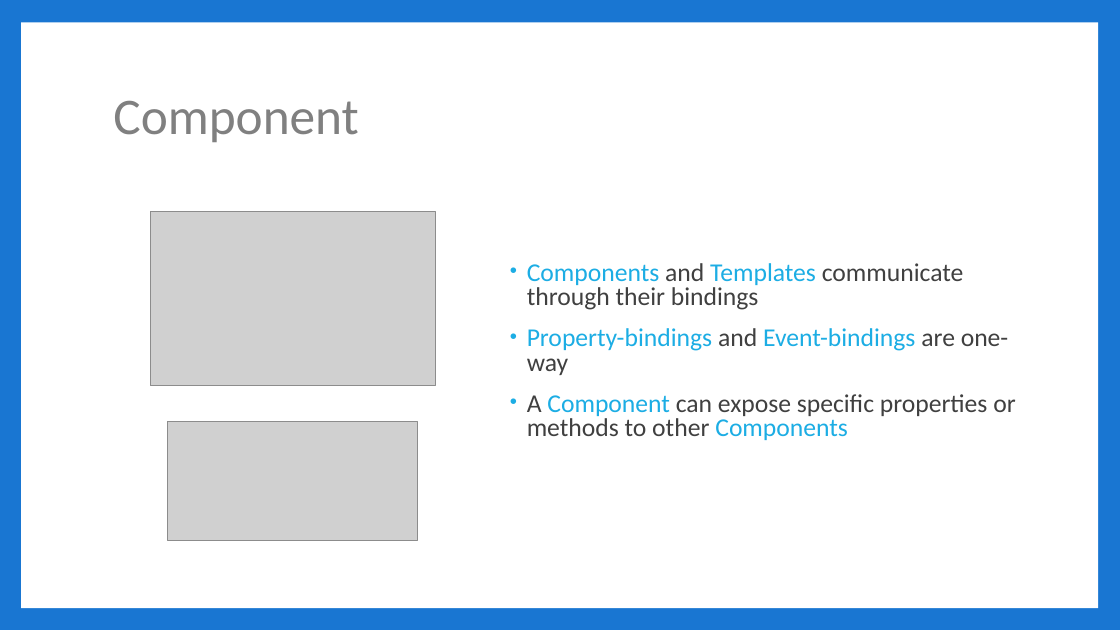
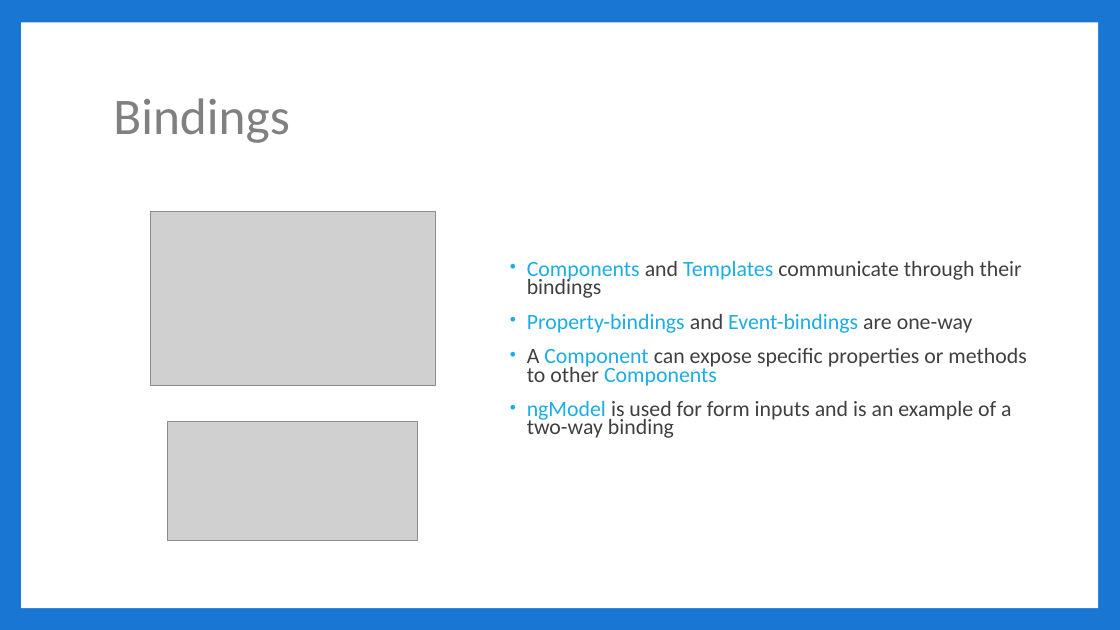
Before and after one commit to jbicks/angular2-demo, a slide deck: slide 5 of Angular2.pptx. Drawn at 1120x630 pixels with LibreOffice and Linux fonts; fonts in the diff are those of the drawing; grey boxes stand for pictures. Boxes give left, top, right and bottom in pixels: in the first picture for what was removed or moved away, otherwise in the second. Text is boxed around its words. In the diff, an @@ line names an element or a change of style, - is before the commit and + after.

```diff
--- a/Angular2.pptx
+++ b/Angular2.pptx
@@ title at <box>113,98,289,143</box>: text changed @@
-Component
+Bindings
@@ text at <box>527,261,1026,386</box>: size 22 to 18.7 pt in "Components and Templates communicate through their bindings", "Property-bindings and Event-bindings are one-way", "A Component can expose specific properties or ..."; line spacing 0.8 to 0.7 @@
@@ text at <box>527,401,1011,438</box>: paragraph added @@
+• ngModel is used for form inputs and is an example of a two-way binding
```
Also in this commit, not shown: 7 other slides changed, 2 slides added, 2 other files.
